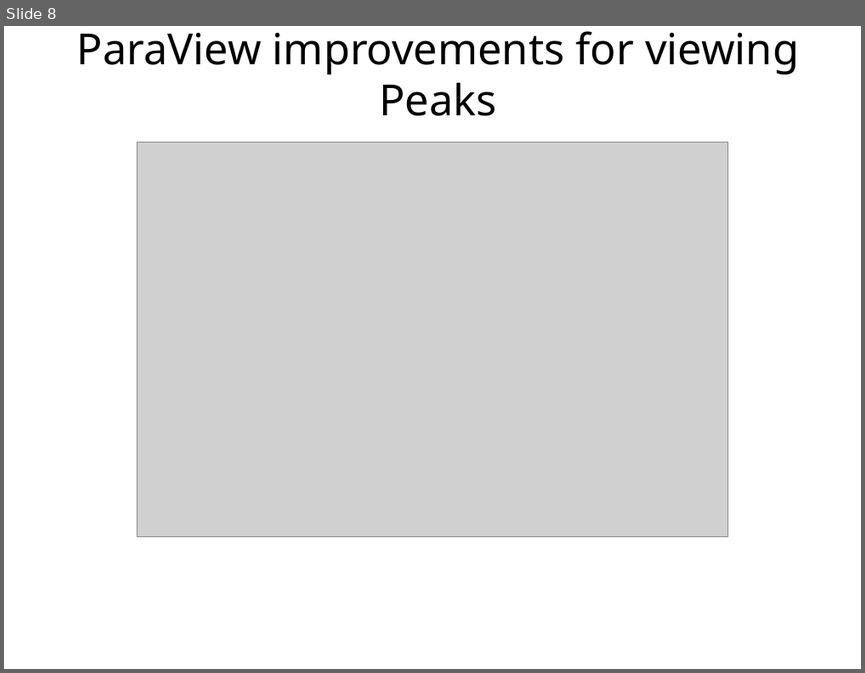
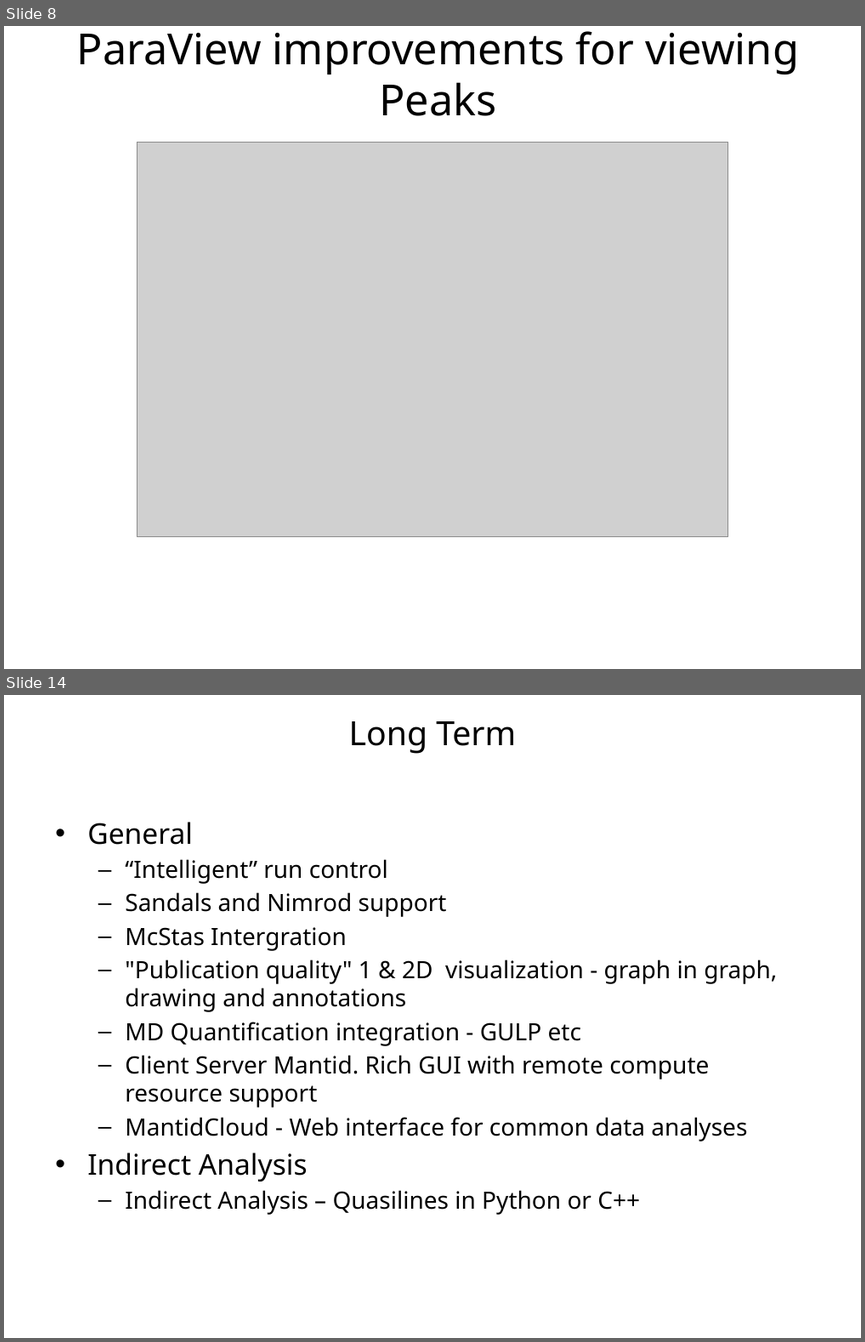
Before and after one commit to mantidproject/documents, a slide deck: Presentations/Scientific Steering Committee/Mantid Scientific Steering committee Feb 2013.pptx. Shown one above the other, each under a label of ours: slide 8 before the commit, slides 8 and 14 after it; the slides between them are not shown. The pictures are 865x673 and 865x1342 pixels, drawn with LibreOffice and Linux fonts; fonts in the diff are those of the drawing; grey boxes stand for pictures; background and template pictures are left out. Boxes give left, top, right and bottom in pixels: in the first picture for what was removed or moved away, otherwise in the second. Text is boxed around its words. In the diff, an @@ line names an element or a change of style, - is before the commit and + after.

```diff
--- a/Presentations/Scientific Steering Committee/Mantid Scientific Steering committee Feb 2013.pptx
+++ b/Presentations/Scientific Steering Committee/Mantid Scientific Steering committee Feb 2013.pptx
@@ slide 14 added at [4,695,861,1338], background #FFFFFF @@
@@ title added at [349,721,516,754], 28 pt, text #000000 @@
+Long Term
@@ text added at [87,822,777,1214], 20 pt, text #000000 @@
+• General
+  – “Intelligent” run control
+  – Sandals and Nimrod support
+  – McStas Intergration
+  – "Publication quality" 1 & 2D visualization - graph in graph, drawing and annotations
+  – MD Quantification integration - GULP etc
+  – Client Server Mantid. Rich GUI with remote compute resource support
+  – MantidCloud - Web interface for common data analyses
+• Indirect Analysis
+  – Indirect Analysis – Quasilines in Python or C++
```
Also in this commit, not shown: 1 slide changed, 5 other slides added.
